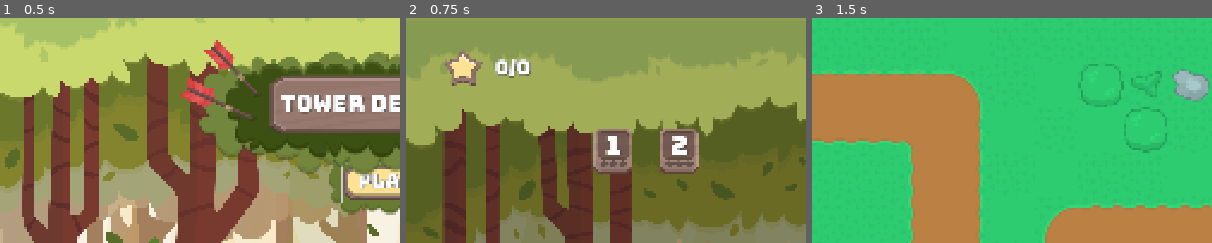
Above: before the commit, frames 1-3 (left to right).
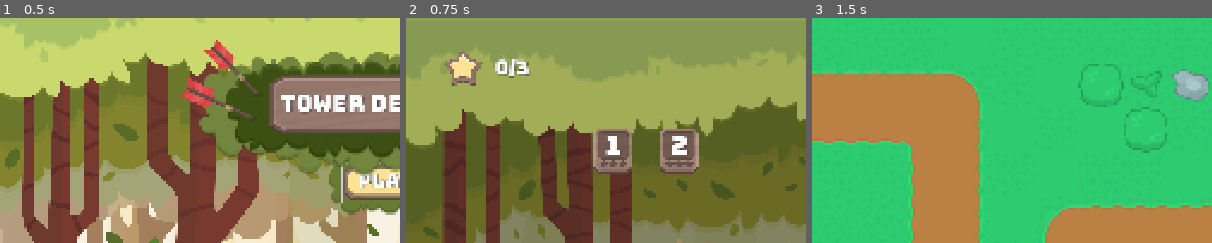
Above: after the commit, the same moments.

Repository: xMOROx/tower-defense-2d
Game: Godot game, scene res://scenes/ui/MainMenu.tscn
The game is run twice, just before and just after one commit, with the same random seed, the same clock (stepped at 60 frames per second) and the same inputs.
Inputs:
- Up to frame 1 (0.5 s): no input
- Up to frame 2 (0.75 s): click "PLAY" at 0.5 s
- Up to frame 3 (1.5 s): click "1" at 1.25 s
The pictures show only the part of the screen within x 0-50%, y 0-50%; the shares and areas given below are measured in that part.

Frame 1 is identical in both runs. In frame 2, 0.2% of the frame differs, in the area x 27-32%, y 18-26%; in frame 3, nothing differs.

Commit message:
Displaying total stars

Diff:
--- a/scenes/ui/LevelSelect.tscn
+++ b/scenes/ui/LevelSelect.tscn
@@ -83,6 +83,7 @@
 text = "2"
 
 [node name="Stars" type="TextureRect" parent="Levels/Row1/Level2"]
+layout_mode = 0
 offset_left = 15.5078
 offset_top = 77.4188
 offset_right = 82.5078
--- a/src/ui/LevelSelect.gd
+++ b/src/ui/LevelSelect.gd
@@ -2,17 +2,19 @@
 
 @onready var level_1_button: Button = $Levels/Row1/Level1
 @onready var menu_button: Button = $MenuButton
+@onready var score_label: Label = $Score/ScoreLabel
 
 var level_1_scene_path = "res://scenes/maps/Level_1.tscn"
 var stars0 = load("res://assets/ui/Level/Star/Group/0-3.png")
 var stars1 = load("res://assets/ui/Level/Star/Group/1-3.png")
 var stars2 = load("res://assets/ui/Level/Star/Group/2-3.png")
 var stars3 = load("res://assets/ui/Level/Star/Group/3-3.png")
+var levels = [level_1_scene_path]
 
 func _ready():
 	level_1_button.pressed.connect(_on_level_1_button_pressed)
 	menu_button.pressed.connect(_on_back_button_pressed)
-	_update_level_stars(level_1_button, level_1_scene_path)
+	_on_game_progress_loaded()
 
 func _on_level_1_button_pressed():
 	print("LevelSelect: Level 1 selected")
@@ -24,7 +26,12 @@
 
 func _on_game_progress_loaded():
 	print("LevelSelect: Game progress loaded")
+	var all_obtained_stars: int = 0
+	for level in levels:
+		all_obtained_stars += StateManager.get_level_stars(level)
+	score_label.text = str(all_obtained_stars) + "/" + str(levels.size()*3)
 	_update_level_stars(level_1_button, level_1_scene_path)
+
 
 func _update_level_stars(button: Button, level_path: String):
 	print("LevelSelect: Updating stars for level", level_path)
